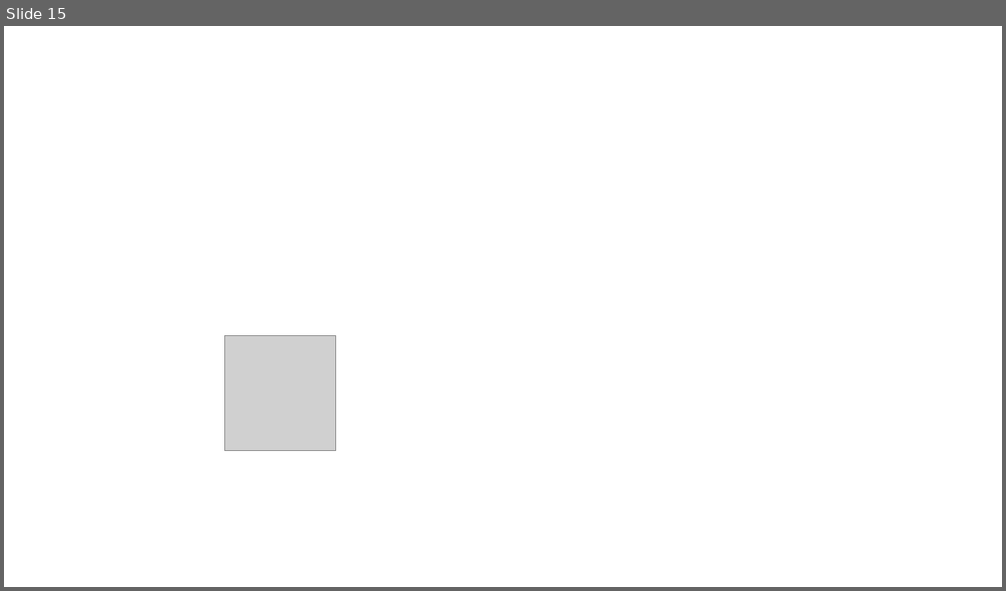
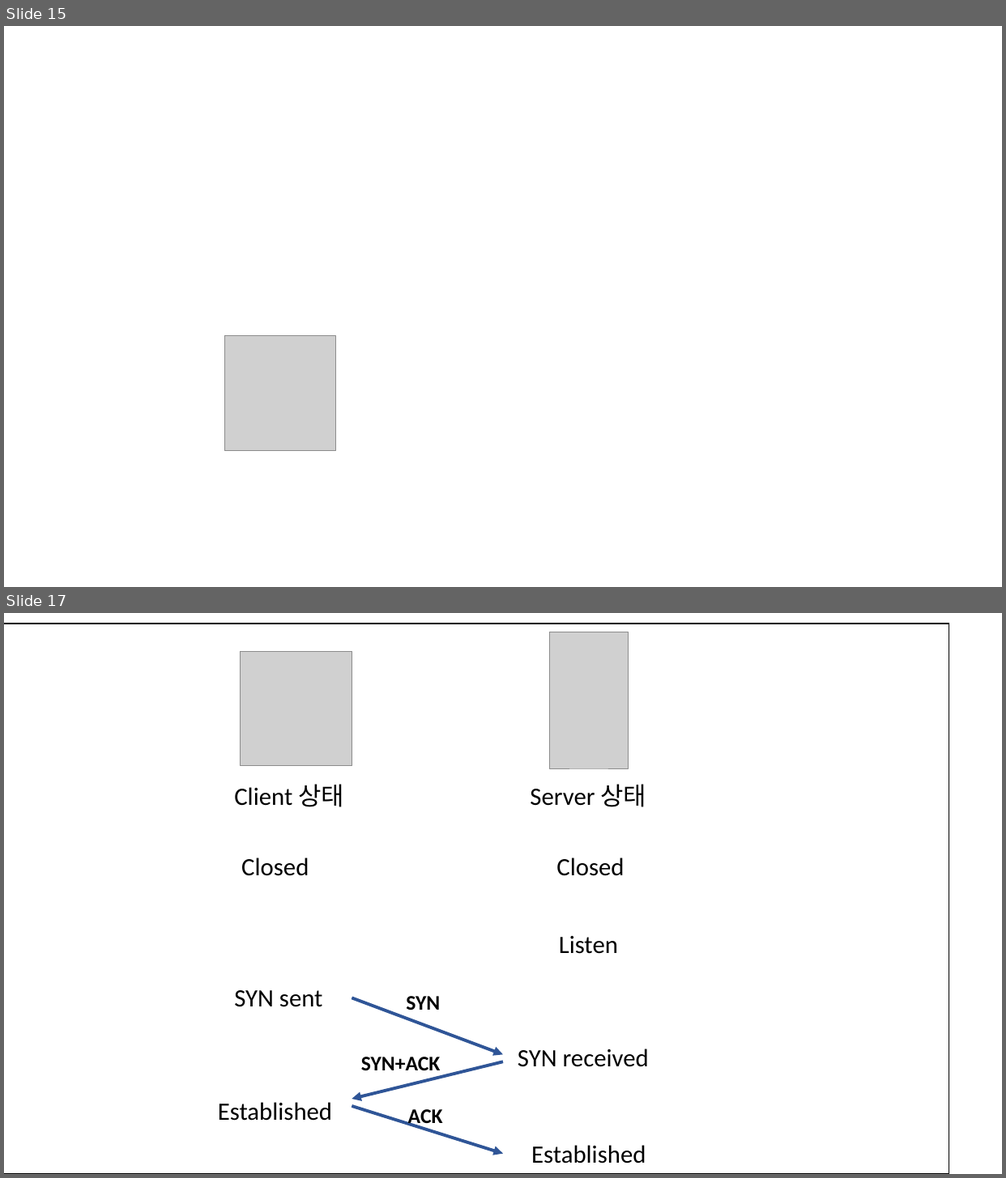
Before and after one commit to jaykim0510/jaykim0510.github.io, a slide deck: images/network.pptx. Shown one above the other, each under a label of ours: slide 15 before the commit, slides 15 and 17 after it; the slides between them are not shown. The pictures are 1006x591 and 1006x1178 pixels, drawn with LibreOffice and Linux fonts; fonts in the diff are those of the drawing; grey boxes stand for pictures. Boxes give left, top, right and bottom in pixels: in the first picture for what was removed or moved away, otherwise in the second. Text is boxed around its words. In the diff, an @@ line names an element or a change of style, - is before the commit and + after.

```diff
--- a/images/network.pptx
+++ b/images/network.pptx
@@ slide 17 added at box(4, 613, 1002, 1174), background #FFFFFF @@
@@ rectangle added at box(4, 624, 949, 1174), fill #FFFFFF, outline #000000 1 pt @@
@@ picture added at box(550, 632, 629, 769) @@
@@ picture added at box(241, 651, 352, 766) @@
@@ text added at box(234, 784, 344, 807), 24 pt, text #000000 @@
+Client 상태
@@ text added at box(530, 784, 647, 807), 24 pt, text #000000 @@
+Server 상태
@@ text added at box(241, 858, 309, 876), 24 pt, text #000000 @@
+Closed
@@ text added at box(556, 858, 624, 876), 24 pt, text #000000 @@
+Closed
@@ text added at box(559, 936, 618, 954), 24 pt, text #000000 @@
+Listen
@@ text added at box(234, 990, 323, 1007), 24 pt, text #000000 @@
+SYN sent
@@ arrow added from (352, 998) to (503, 1054), #2F5597 3 pt @@
@@ text added at box(406, 996, 440, 1010), 20 pt, text #000000, bold @@
+SYN
@@ text added at box(518, 1049, 649, 1067), 24 pt, text #000000 @@
+SYN received
@@ arrow added from (503, 1063) to (352, 1099), #2F5597 3 pt @@
@@ text added at box(361, 1057, 441, 1071), 20 pt, text #000000, bold @@
+SYN+ACK
@@ text added at box(218, 1102, 332, 1121), 24 pt, text #000000 @@
+Established
@@ arrow added from (352, 1106) to (503, 1154), #2F5597 3 pt @@
@@ text added at box(408, 1110, 443, 1128), 20 pt, text #000000, bold @@
+ACK
@@ text added at box(531, 1145, 646, 1164), 24 pt, text #000000 @@
+Established
```
Also in this commit, not shown: 4 other slides added, 1 slide removed, 16 other files.
